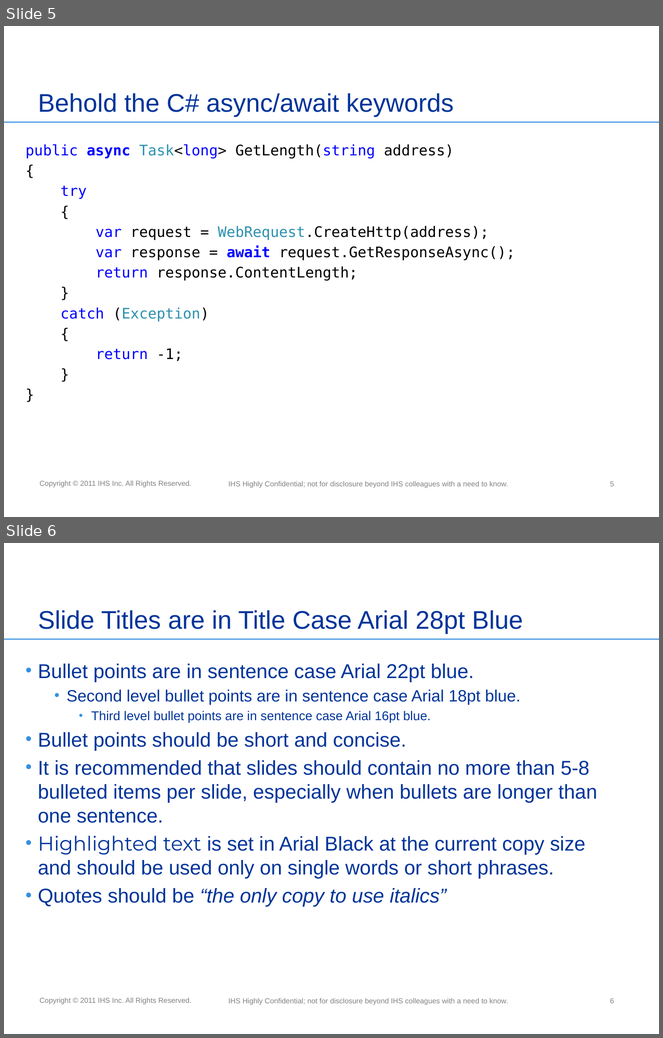
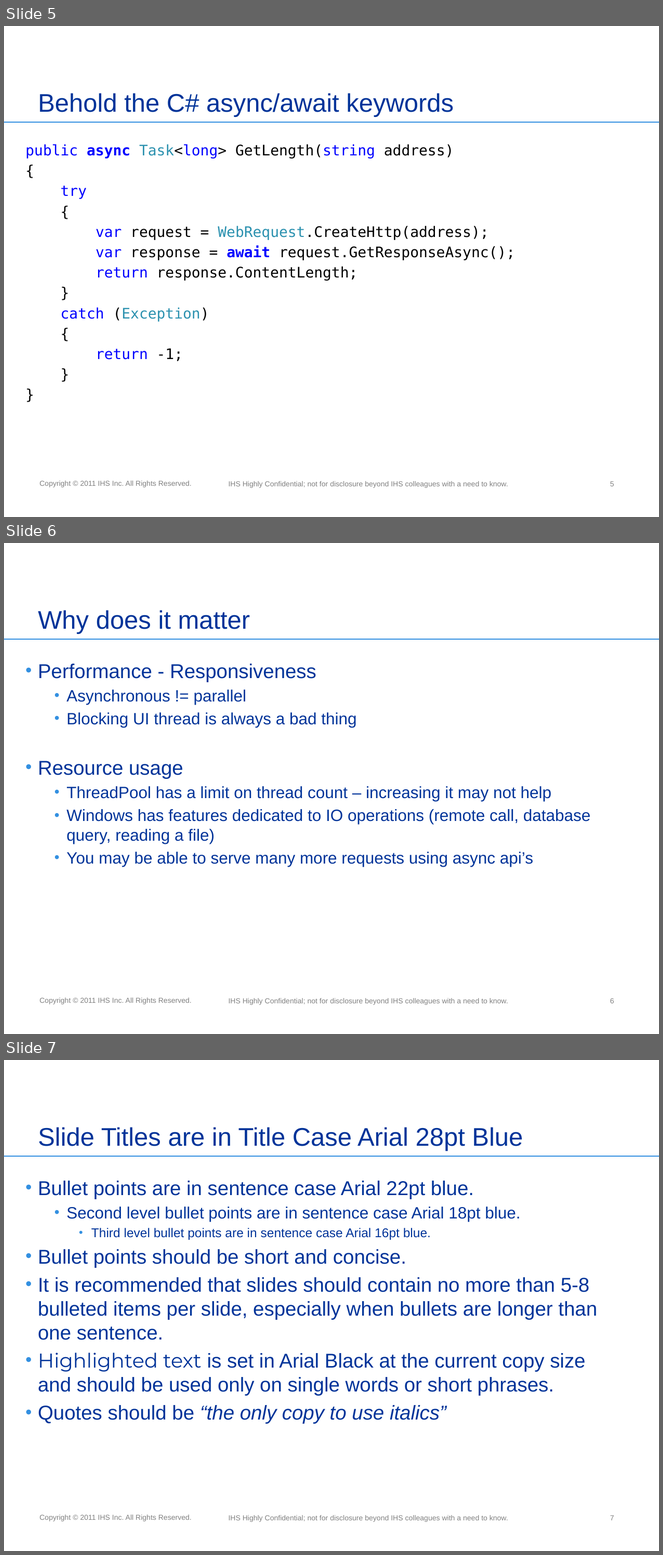
Before and after one commit to miensol/conference2012, a slide deck: C# 5.pptx. Shown one above the other, each under a label of ours: slides 5 and 6 before the commit, slides 5, 6 and 7 after it. The pictures are 663x1038 and 663x1555 pixels, drawn with LibreOffice and Linux fonts; fonts in the diff are those of the drawing; background and template pictures are left out. Boxes give left, top, right and bottom in pixels: in the first picture for what was removed or moved away, otherwise in the second. Text is boxed around its words. In the diff, an @@ line names an element or a change of style, - is before the commit and + after.

Commit message:
added page about performance

```diff
--- a/C# 5.pptx
+++ b/C# 5.pptx
@@ slide 6 added at [4,543,659,1034], background #FFFFFF; not listed: 3 template elements that a slide beside it also shows @@
@@ title added at [38,610,250,634], 28 pt, text #003399 @@
+Why does it matter
@@ text added at [38,664,591,867], 18 pt, text #003399 @@
+• Performance - Responsiveness
+  • Asynchronous != parallel
+  • Blocking UI thread is always a bad thing
+• Resource usage
+  • ThreadPool has a limit on thread count – increasing it may not help
+  • Windows has features dedicated to IO operations (remote call, database query, reading a file)
+  • You may be able to serve many more requests using async api’s
@@ page number added at [610,999,614,1004], 8 pt, text #808080 @@
+6
@@ what was slide 6 is now slide 7 @@
@@ page number at [610,1516,614,1521]: text changed @@
-6
+7
```
